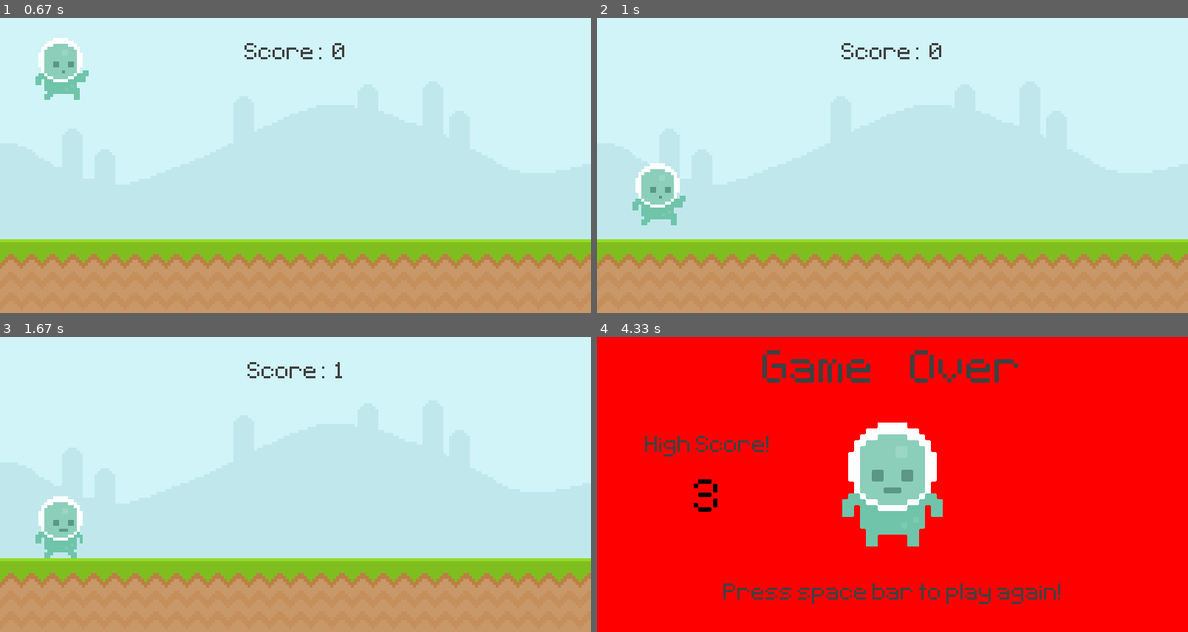
Above: before the commit, frames 1-4 (two rows, left to right).
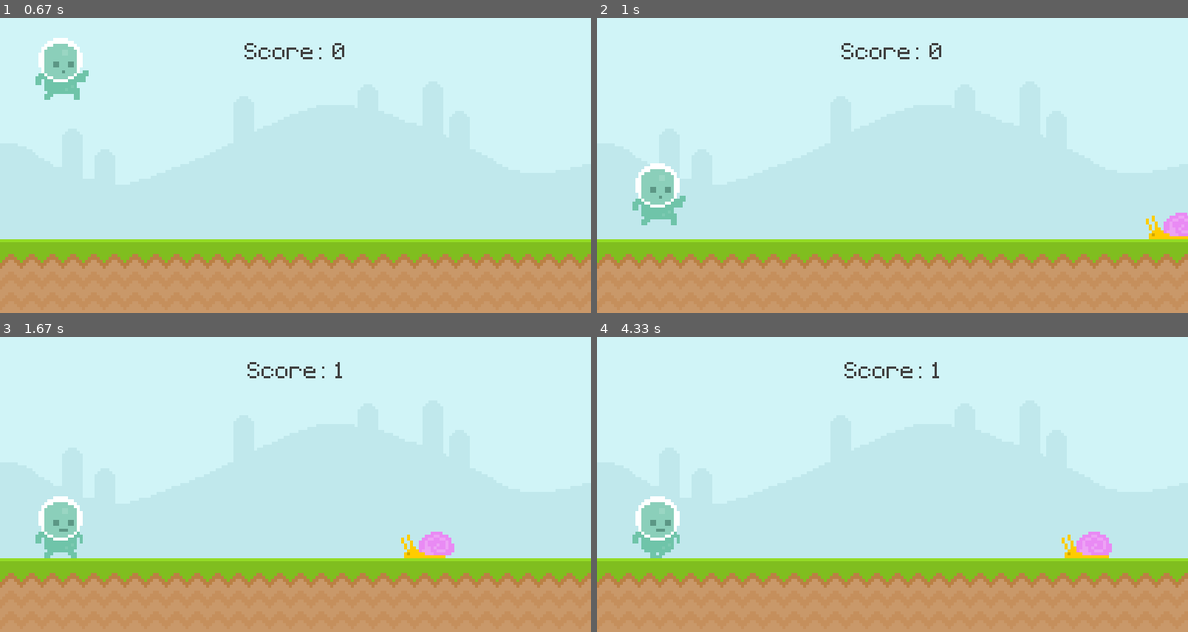
Above: after the commit, the same moments.

Repository: Nathan-Holmquist/PyGame
Game: pygame game, started from game.py
The game is run twice, just before and just after one commit, with the same random seed, the same clock (stepped at 60 frames per second) and the same inputs.
Inputs:
- Up to frame 1 (0.67 s): tap Space at 0.33 s
- Up to frame 2 (1 s): no input
- Up to frame 3 (1.67 s): no input
- Up to frame 4 (4.33 s): tap Space at 3.17 s

Frame 1 is identical in both runs. In frame 2, 0.5% of the frame differs, in the area x 92-100%, y 66-75%; in frame 3, 0.6%; in frame 4, 100%, in the area x 0-100%, y 0-100%.

Commit message:
made spawn timers start when game starts

Diff:
--- a/game.py
+++ b/game.py
@@ -5,6 +5,7 @@
 from sys import exit
 import os
 from random import randint, choice
+
 
 class Player(pygame.sprite.Sprite):
     def __init__(self):
@@ -121,6 +122,9 @@
         if player_index >= len(player_walk): player_index = 0
         player_surf = player_walk[int(player_index)]
         # floor
+
+
+
 
 base_path = os.path.dirname(os.path.abspath(__file__))
 score = 0
@@ -149,7 +153,10 @@
 enemy_group = pygame.sprite.Group()
 
 enemy_hitbox_list = []
-time_tick = 0
+time_tick = 0 # Used to increase enemy speed
+firstEnemy = True # True if this is the first enemy in the game
+
+
 player_walk_1 = pygame.image.load("graphics/Player/player_walk_1.png").convert_alpha()
 player_walk_2 = pygame.image.load("graphics/Player/player_walk_2.png").convert_alpha()
 player_walk = [player_walk_1, player_walk_2]
@@ -164,15 +171,7 @@
 player_stand = pygame.transform.scale2x(player_stand)
 player_stand_hitbox = player_stand.get_rect(center = (400,200))
 
-# Timer's
-enemy_timer = pygame.USEREVENT + 1
-pygame.time.set_timer(enemy_timer, 1500)
-
-snail_animation_timer = pygame.USEREVENT + 2
-pygame.time.set_timer(snail_animation_timer, 350)
-
-fly_animation_timer = pygame.USEREVENT + 3
-pygame.time.set_timer(fly_animation_timer, 200)
+
 
 
 while True:
@@ -183,7 +182,8 @@
             exit()
 
         if not gameOver: #if game is running
-            time_tick += 0.00001
+            time_tick += 0.00001 # Only used to increase enemy speed
+
             if (event.type == enemy_timer):
                 enemy_group.add(Enemy(choice(['fly','snail','snail'])))
                 total_enemies += 1
@@ -196,11 +196,28 @@
                 enemy_speed = 5
                 time_tick = 0
                 highScoreHappened = False
+                total_enemies = 0
+
+                # Timer's
+                enemy_timer = pygame.USEREVENT + 1
+                pygame.time.set_timer(enemy_timer, 1500)
+
+                snail_animation_timer = pygame.USEREVENT + 2
+                pygame.time.set_timer(snail_animation_timer, 350)
+
+                fly_animation_timer = pygame.USEREVENT + 3
+                pygame.time.set_timer(fly_animation_timer, 200)
+
+                # If the user starts a new game, an enemy should spawn instantly
+                enemy_group.add(Enemy(choice(['fly','snail','snail'])))
+                total_enemies += 1
+
+
 
 
     if not gameOver:
         enemy_speed += time_tick
-        print(enemy_speed)
+
         screen.blit(backGround, (0,0))
         screen.blit(ground, (0,300))
 
@@ -228,6 +245,8 @@
     else:
 
         # Game Over
+        firstEnemy = True
+
         game_over_text = test_font.render("Game    Over", False, (64,64,64))
         game_over_text = pygame.transform.scale2x(game_over_text)
         game_over_rect = game_over_text.get_rect(center = (400,50))
